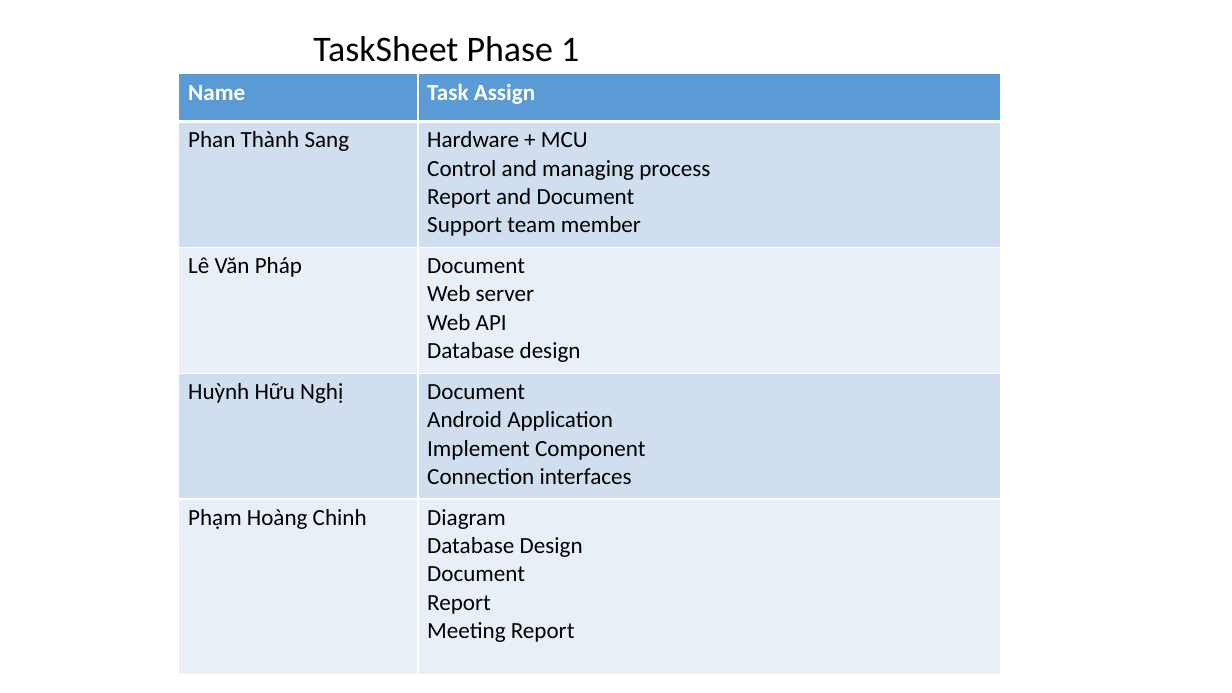
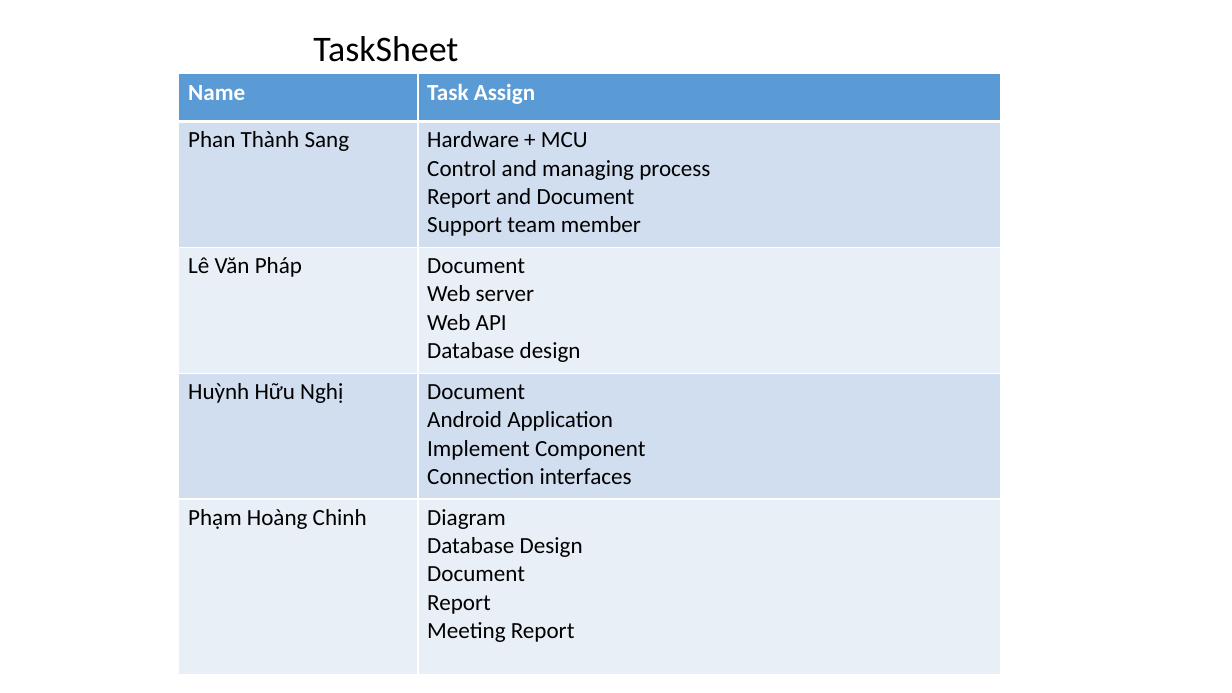
Before and after one commit to sangphanthanh/CP_SmartGarden, a slide deck: slide 13 of document/Presentation/Present01.pptx (slide 12 before the commit). Drawn at 1232x693 pixels with LibreOffice and Linux fonts; fonts in the diff are those of the drawing. Boxes give left, top, right and bottom in pixels: in the first picture for what was removed or moved away, otherwise in the second. Text is boxed around its words. In the diff, an @@ line names an element or a change of style, - is before the commit and + after.

```diff
--- a/document/Presentation/Present01.pptx
+++ b/document/Presentation/Present01.pptx
@@ text at [313,36,458,62]: text changed @@
-TaskSheet Phase 1
+TaskSheet
```
Also in this commit, not shown: 4 other slides changed, 2 slides added, 1 slide removed, 2 other files.
